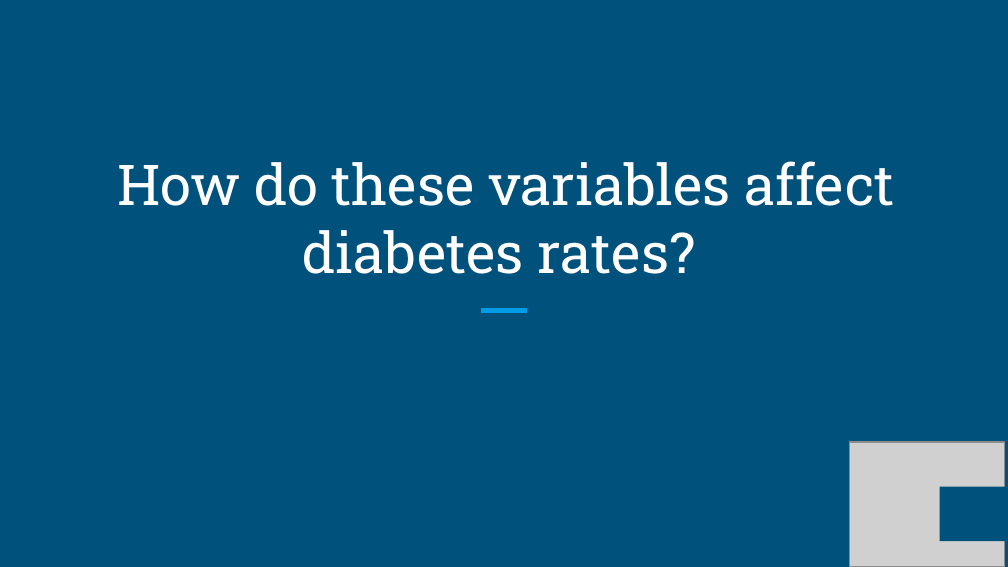
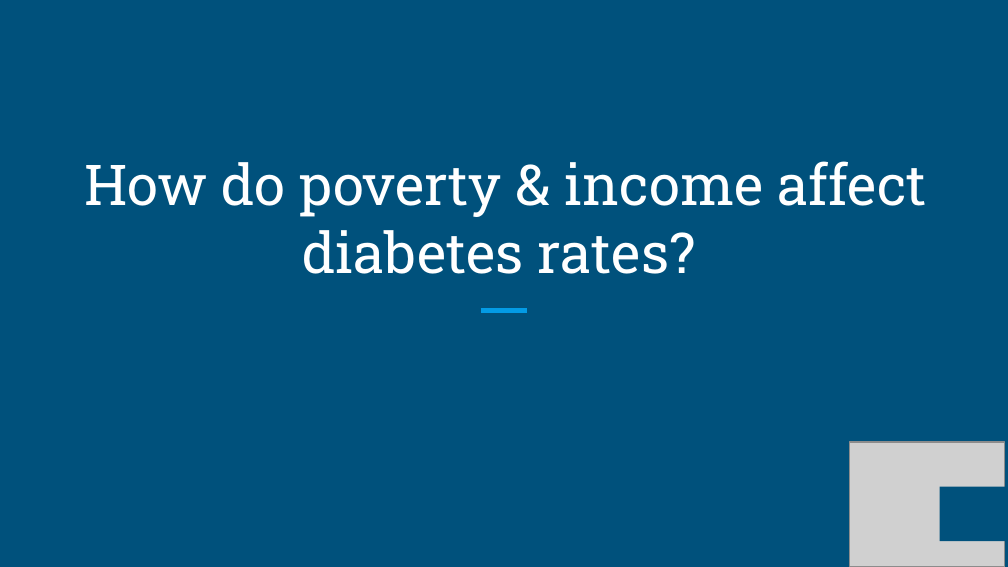
Before and after one commit to anishak520/Project1, a slide deck: slide 12 of Final Data Analysis/Food Access in Georgia.pptx. Drawn at 1008x567 pixels with LibreOffice and Linux fonts; fonts in the diff are those of the drawing; grey boxes stand for pictures. Boxes give left, top, right and bottom in pixels: in the first picture for what was removed or moved away, otherwise in the second. Text is boxed around its words. In the diff, an @@ line names an element or a change of style, - is before the commit and + after.

```diff
--- a/Final Data Analysis/Food Access in Georgia.pptx
+++ b/Final Data Analysis/Food Access in Georgia.pptx
@@ title at (85, 161, 927, 274): text changed @@
-How do these variables affect diabetes rates?
+How do poverty & income affect diabetes rates?
```
Also in this commit, not shown: 1 other slide changed, 1 other file.
